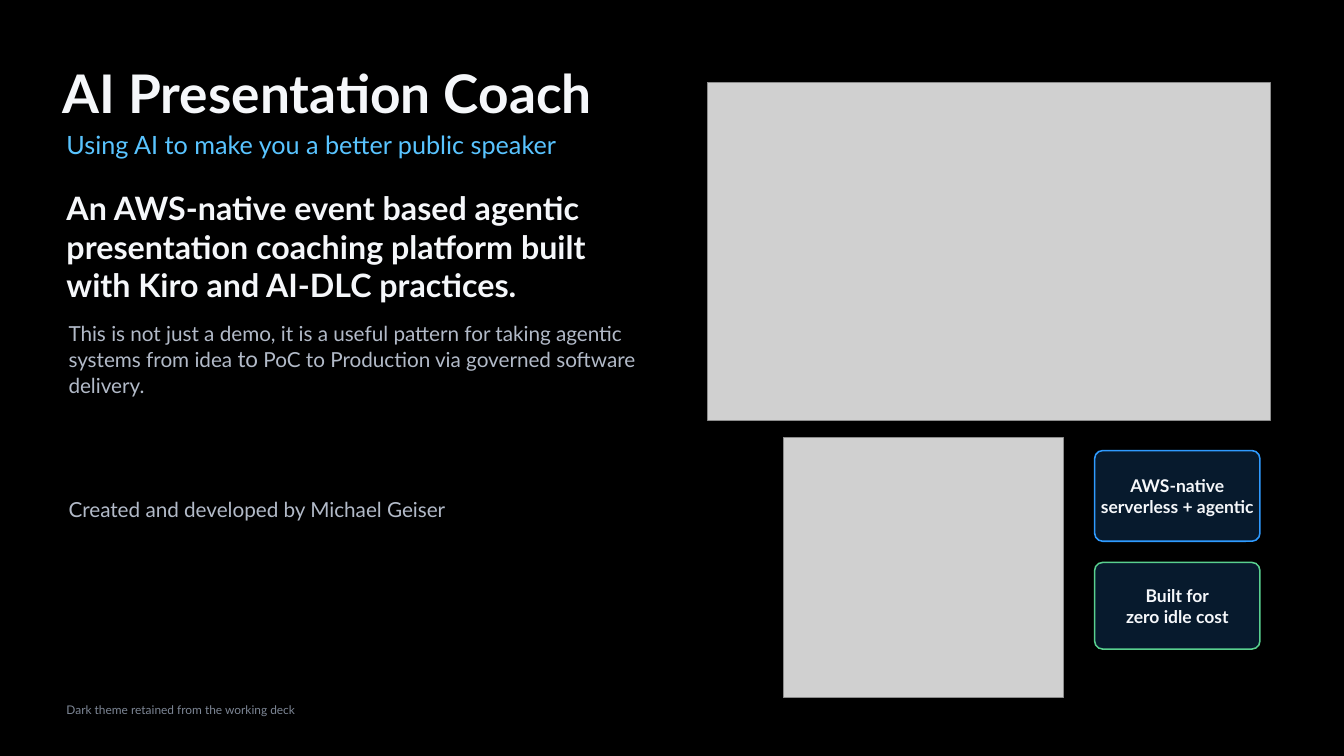
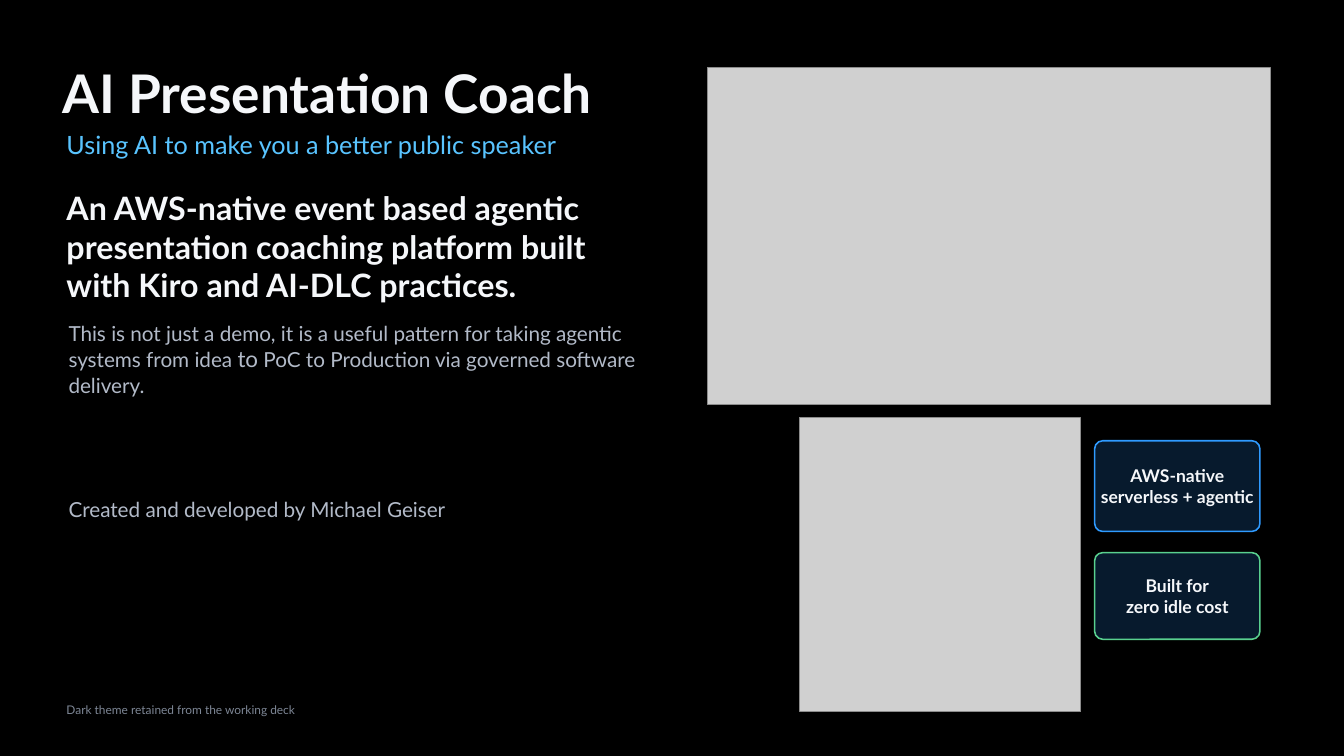
Before and after one commit to michaelgeiser/kiro-agentcore-app, a slide deck: slide 1 of documentation/AI Presentation Coach.pptx. Drawn at 1344x756 pixels with LibreOffice and Linux fonts; fonts in the diff are those of the drawing; grey boxes stand for pictures. Boxes give left, top, right and bottom in pixels: in the first picture for what was removed or moved away, otherwise in the second. Text is boxed around its words. In the diff, an @@ line names an element or a change of style, - is before the commit and + after.

```diff
--- a/documentation/AI Presentation Coach.pptx
+++ b/documentation/AI Presentation Coach.pptx
@@ picture: place and size @@
-picture at [708,83,1270,420]
+picture at [708,68,1270,405]
@@ picture: place and size @@
-picture at [783,438,1063,698]
+picture at [800,418,1081,713]
@@ rounded rectangle "AWS-native": place and size @@
-rounded rectangle "AWS-native" at [1095,451,1260,541]
+rounded rectangle "AWS-native" at [1095,441,1260,531]
@@ rounded rectangle "Built for": place and size @@
-rounded rectangle "Built for" at [1095,563,1260,649]
+rounded rectangle "Built for" at [1095,553,1260,639]
```
Also in this commit, not shown: 1 other slide changed, 1 slide added, 2 other files.
